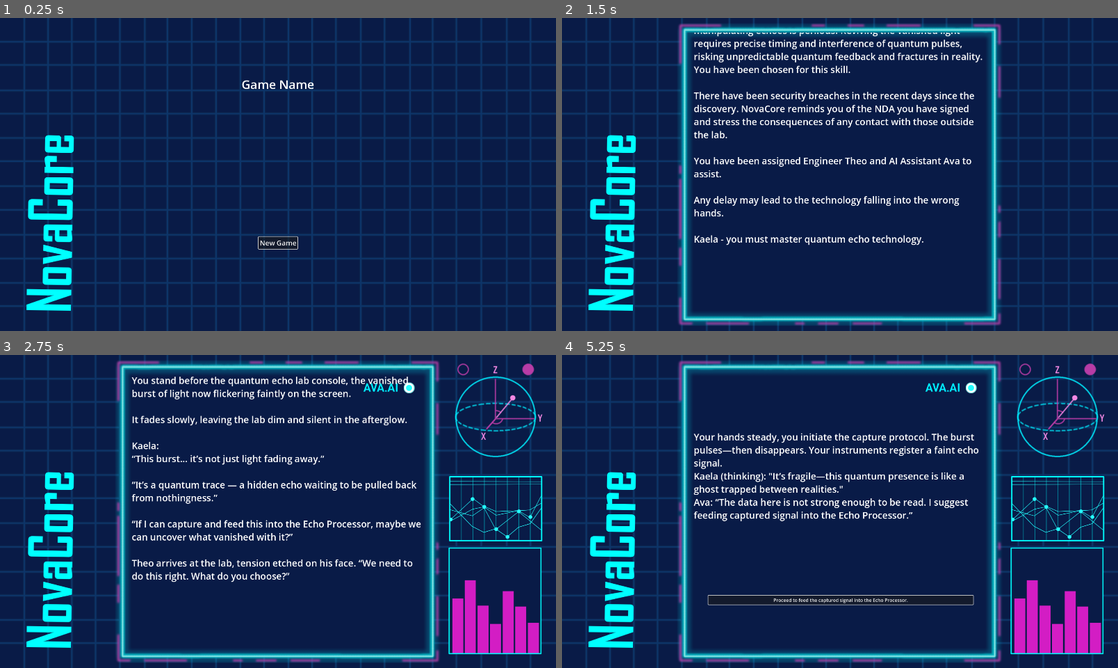
Above: before the commit, frames 1-4 (two rows, left to right).
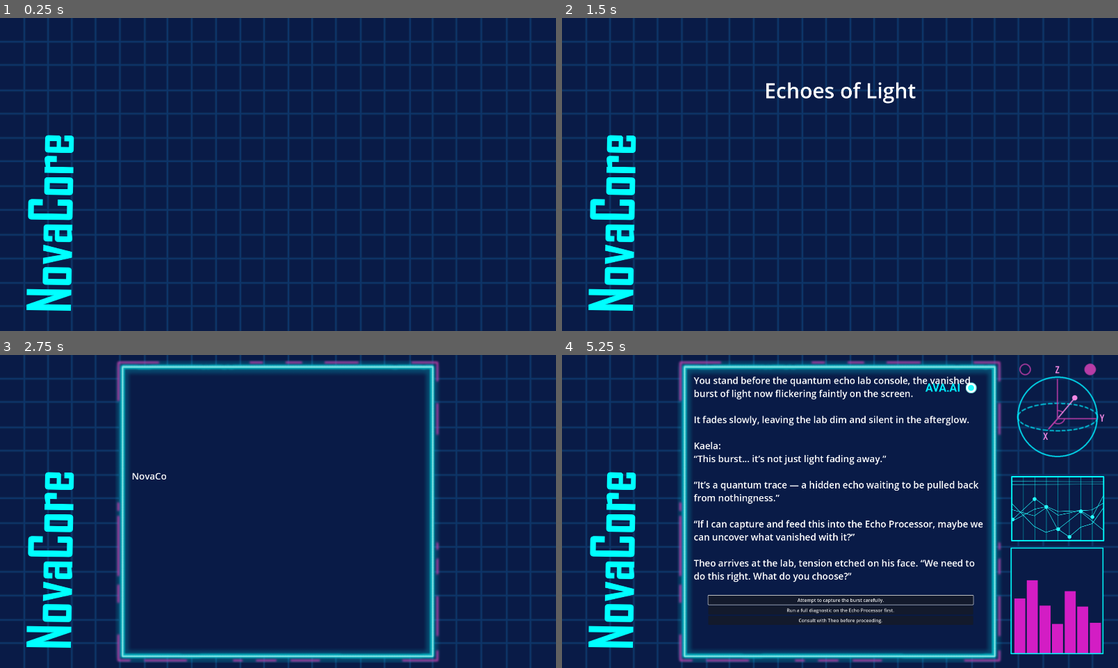
Above: after the commit, the same moments.

Repository: ReneJSchwartz/quantum-jam-2025-choose-your-own-adventure
Game: Godot game, scene res://scenes/game_tree.tscn
Same seed, same stepped clock (60 frames per second), same inputs: the game is played once before the commit and once after it.
Inputs (mouse positions are in pixels of both pictures, inside the frame that each line leads up to):
- Up to frame 1 (0.25 s): no input
- Up to frame 2 (1.5 s): click (840, 243) at 0.5 s, where only the run before the commit has a clickable "New Game"; tap Enter (ui_accept) at 1.25 s
- Up to frame 3 (2.75 s): tap Enter (ui_accept) at 1.52, 2.27 s
- Up to frame 4 (5.25 s): tap Enter (ui_accept) at 3.5, 3.77, 4.52, 5 s

The runs differ from the first frame. In frame 1, 0.5% of the frame differs, in the area x 43-57%, y 19-74%; in frame 2, 17%, in the area x 20-79%, y 1-99%; in frame 3, 9.2%; in frame 4, 9.8%.

Commit message:
add painful main menu
- change game name and new mail button texts
- ^ appear one after anther (no tweening)

Diff:
--- a/godot_project/scenes/ui/main_menu.tscn
+++ b/godot_project/scenes/ui/main_menu.tscn
@@ -7,10 +7,12 @@
 
 [node name="Scripts" type="Node" parent="."]
 
-[node name="MainMenuScreen" type="Node" parent="Scripts" node_paths=PackedStringArray("first_selected_element", "main_menu_container")]
+[node name="MainMenuScreen" type="Node" parent="Scripts" node_paths=PackedStringArray("first_selected_element", "main_menu_container", "read_mail_button", "game_name")]
 script = ExtResource("1_sl1te")
 first_selected_element = NodePath("../../Container/VBoxContainer/NewGame")
 main_menu_container = NodePath("../../Container")
+read_mail_button = NodePath("../../Container/VBoxContainer/NewGame")
+game_name = NodePath("../../Container/GameName")
 
 [node name="Container" type="Control" parent="."]
 layout_mode = 3
@@ -46,8 +48,8 @@
 
 [node name="NewGame" type="Button" parent="Container/VBoxContainer"]
 layout_mode = 2
-theme_override_font_sizes/font_size = 24
-text = "New Game"
+theme_override_font_sizes/font_size = 32
+text = "  1 unread mail!  "
 
 [node name="GameName" type="RichTextLabel" parent="Container"]
 layout_mode = 1
@@ -59,8 +61,8 @@
 offset_right = 48.0
 offset_bottom = 240.0
 grow_horizontal = 2
-theme_override_font_sizes/normal_font_size = 42
-text = "Game Name"
+theme_override_font_sizes/normal_font_size = 72
+text = "Echoes of Light"
 fit_content = true
 autowrap_mode = 0
 horizontal_alignment = 1
--- a/godot_project/source/main_menu_screen.gd
+++ b/godot_project/source/main_menu_screen.gd
@@ -2,10 +2,18 @@
 
 @export var first_selected_element: Control
 @export var main_menu_container: Control
+@export var read_mail_button: Button
+@export var game_name: RichTextLabel
 
 func _ready():
-	select_first_element()
+	game_name.visible = false
+	get_tree().create_timer(1).timeout.connect(func():
+		game_name.visible = true)
 
+	read_mail_button.visible = false
+	get_tree().create_timer(2).timeout.connect(func():
+		read_mail_button.visible = true
+		select_first_element())
 
 func select_first_element() -> void:
 	first_selected_element.grab_focus()
